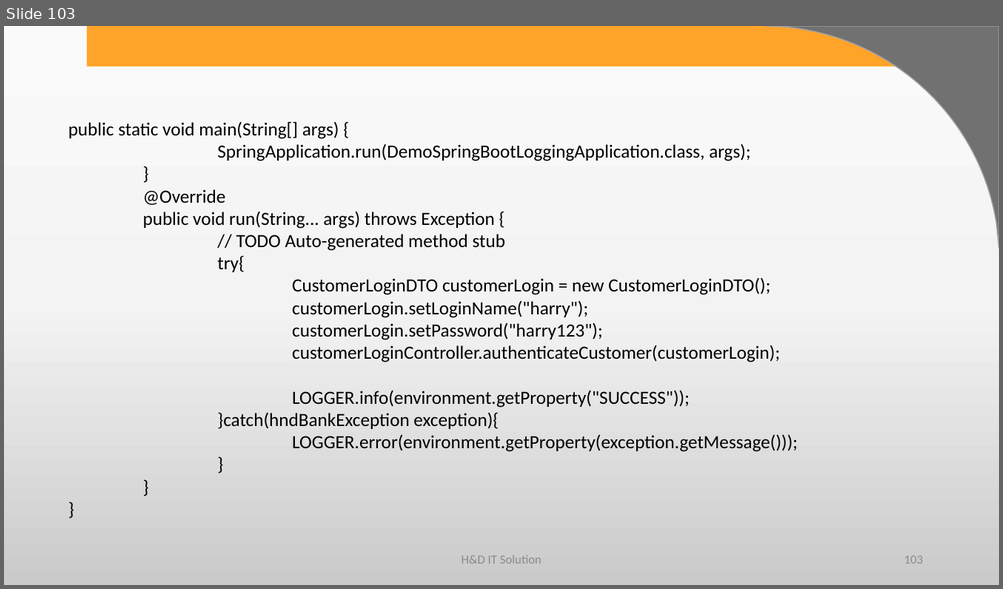
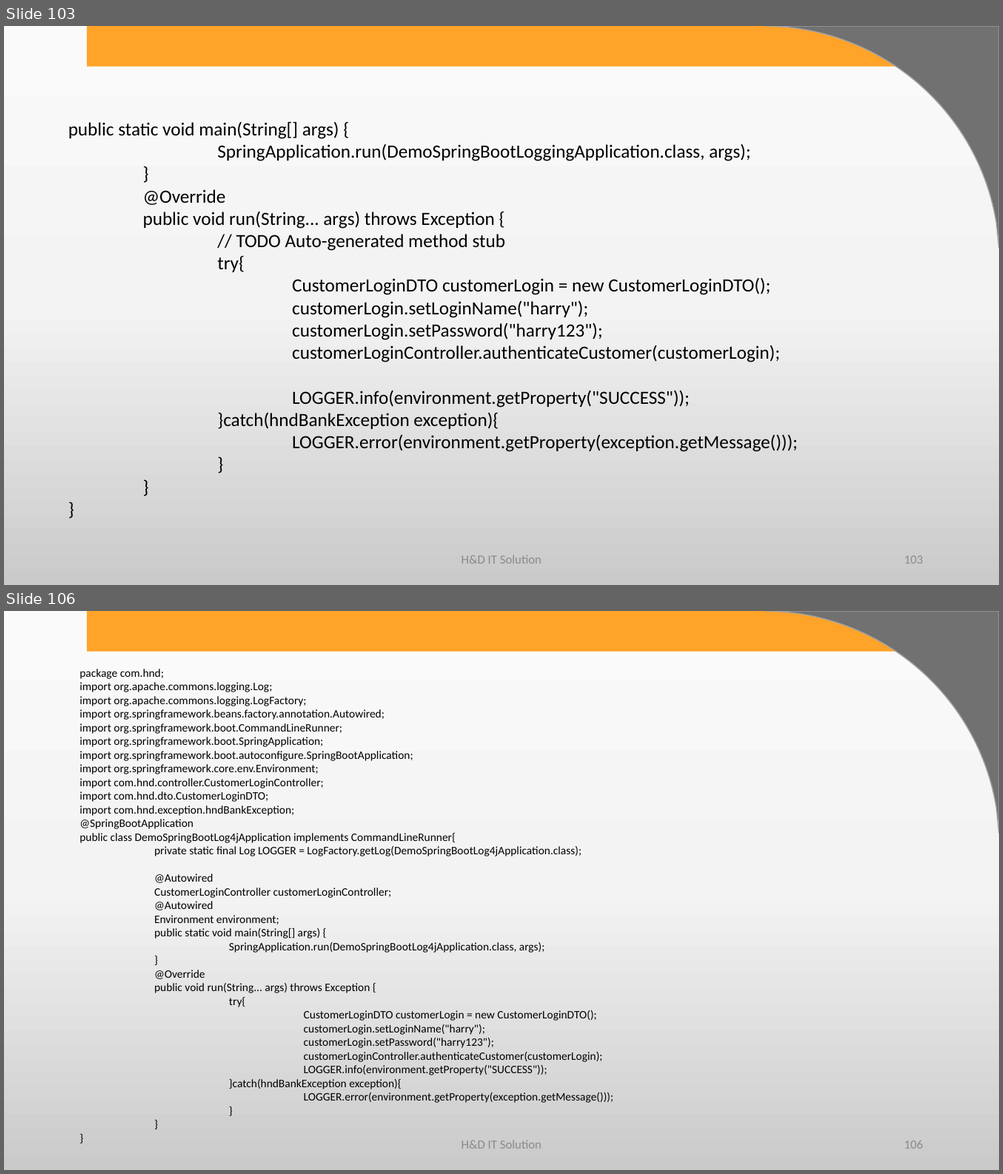
Before and after one commit to harshadasawant/spring_boot1, a slide deck: infinite/src/main/ppt/spring with service layer.pptx. Shown one above the other, each under a label of ours: slide 103 before the commit, slides 103 and 106 after it; the slides between them are not shown. The pictures are 1003x589 and 1003x1174 pixels, drawn with LibreOffice and Linux fonts; fonts in the diff are those of the drawing; background and template pictures are left out. Boxes give left, top, right and bottom in pixels: in the first picture for what was removed or moved away, otherwise in the second. Text is boxed around its words. In the diff, an @@ line names an element or a change of style, - is before the commit and + after.

Commit message:
few more changes for logging

```diff
--- a/infinite/src/main/ppt/spring with service layer.pptx
+++ b/infinite/src/main/ppt/spring with service layer.pptx
@@ slide 106 added at [4,611,999,1170], background gradient #FBFBFB to #F4F4F4 to #CBCBCB; not listed: 2 template elements that a slide beside it also shows @@
@@ text added at [79,669,614,1103], 11 pt, text #000000 @@
+package com.hnd;
+import org.apache.commons.logging.Log;
+import org.apache.commons.logging.LogFactory;
+import org.springframework.beans.factory.annotation.Autowired;
+import org.springframework.boot.CommandLineRunner;
+import org.springframework.boot.SpringApplication;
+import org.springframework.boot.autoconfigure.SpringBootApplication;
+import org.springframework.core.env.Environment;
+import com.hnd.controller.CustomerLoginController;
+import com.hnd.dto.CustomerLoginDTO;
+import com.hnd.exception.hndBankException;
+@SpringBootApplication
+public class DemoSpringBootLog4jApplication implements CommandLineRunner{
+private static final Log LOGGER = LogFactory.getLog(DemoSpringBootLog4jApplication.class);
+@Autowired
+CustomerLoginController customerLoginController;
+@Autowired
+Environment environment;
+public static void main(String[] args) {
+SpringApplication.run(DemoSpringBootLog4jApplication.class, args);
+}
+@Override
+public void run(String... args) throws Exception {
+try{
+CustomerLoginDTO customerLogin = new CustomerLoginDTO();
+customerLogin.setLoginName("harry");
+customerLogin.setPassword("harry123");
+customerLoginController.authenticateCustomer(customerLogin);
+LOGGER.info(environment.getProperty("SUCCESS"));
+}catch(hndBankException exception){
+LOGGER.error(environment.getProperty(exception.getMessage()));
+}
+}
+}
@@ text added at [461,1141,541,1149], 12 pt, text #8C8C8C @@
+H&D IT Solution
@@ page number added at [904,1141,922,1149], 12 pt, text #8C8C8C @@
+106
```
Also in this commit, not shown: 12 other slides added, 3 other files.
